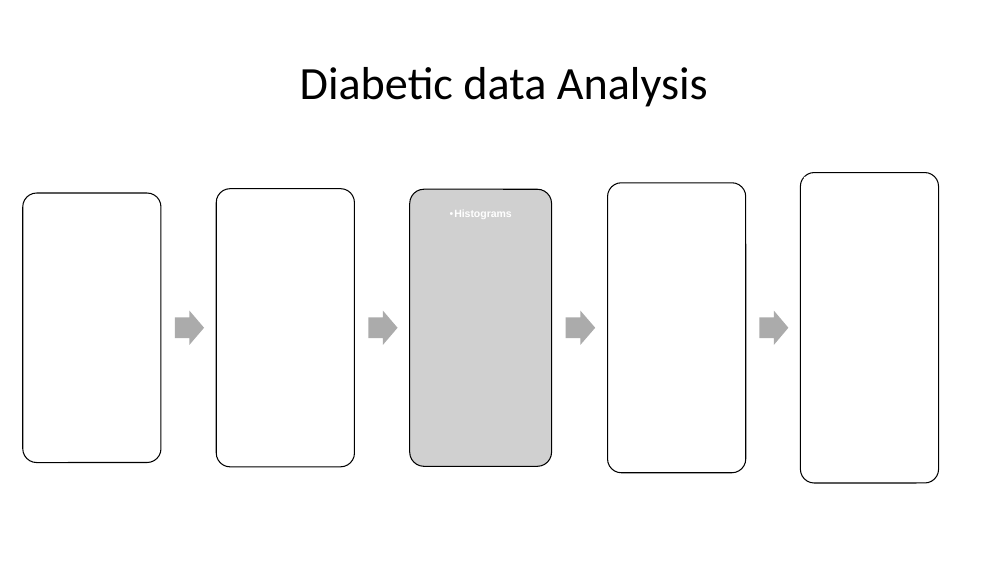
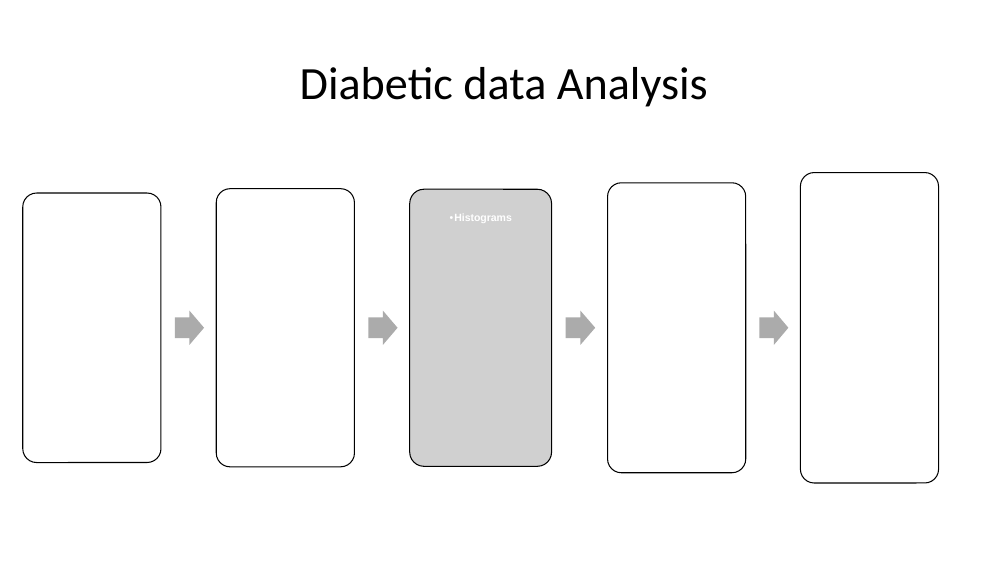
Before and after one commit to Ranjan4mh/assigment2_module1, a slide deck: slide 1 of Assignment 2.pptx. Drawn at 1008x567 pixels with LibreOffice and Linux fonts; fonts in the diff are those of the drawing; grey boxes stand for pictures. Boxes give left, top, right and bottom in pixels: in the first picture for what was removed or moved away, otherwise in the second. Text is boxed around its words. In the diff, an @@ line names an element or a change of style, - is before the commit and + after.

```diff
--- a/Assignment 2.pptx
+++ b/Assignment 2.pptx
@@ text "Histograms": place and size @@
-text "Histograms" at (454,210,512,219)
+text "Histograms" at (454,214,512,223)
```
Also in this commit, not shown: 3 slides added, 1 other file.
